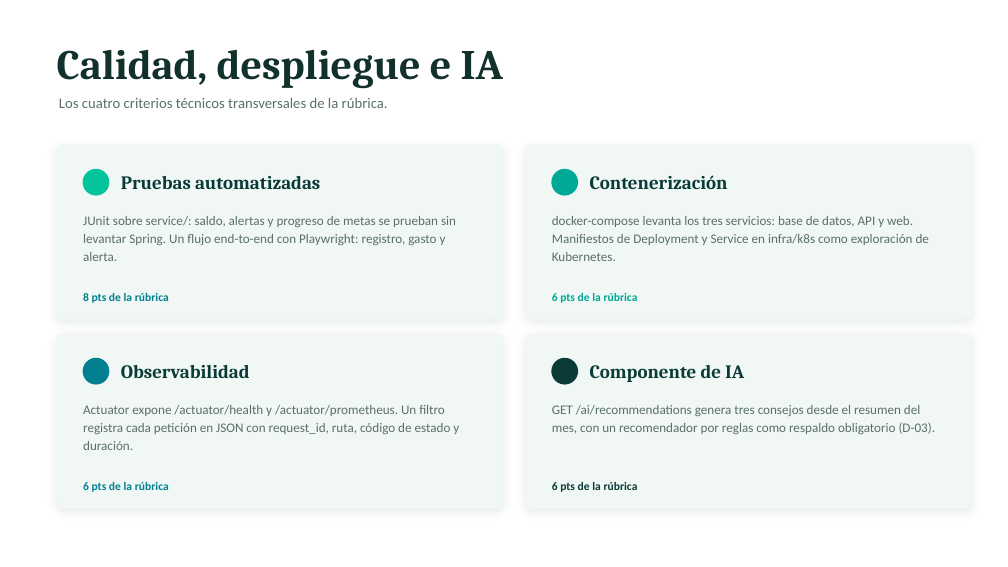
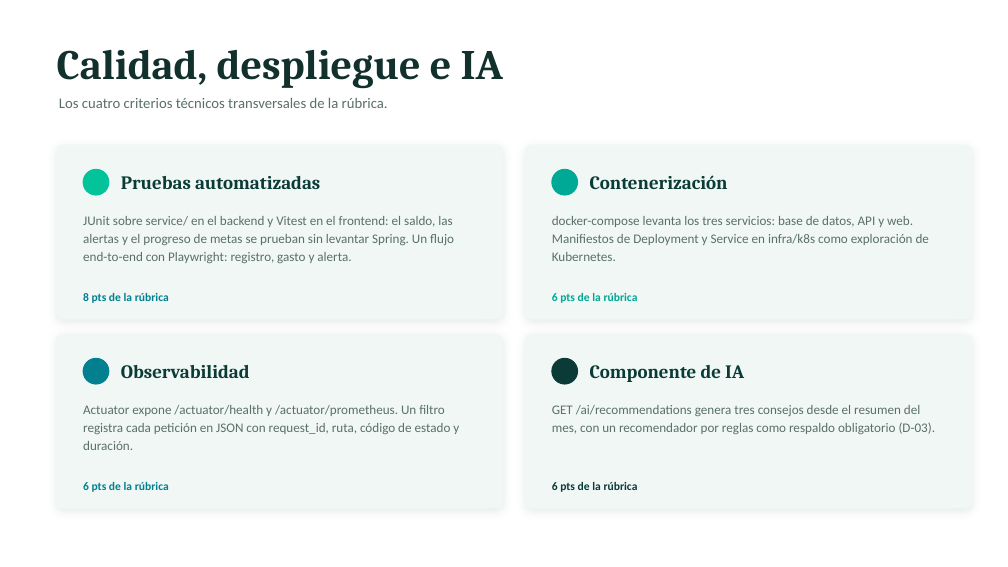
Before and after one commit to PipeDevGit/budgetwise, a slide deck: slide 4 of docs/filminas/BudgetWise-5-filminas.pptx. Drawn at 1008x567 pixels with LibreOffice and Linux fonts; fonts in the diff are those of the drawing. Boxes give left, top, right and bottom in pixels: in the first picture for what was removed or moved away, otherwise in the second. Text is boxed around its words. In the diff, an @@ line names an element or a change of style, - is before the commit and + after.

```diff
--- a/docs/filminas/BudgetWise-5-filminas.pptx
+++ b/docs/filminas/BudgetWise-5-filminas.pptx
@@ text at [83, 216, 454, 263]: text changed @@
-JUnit sobre service/: saldo, alertas y progreso de metas se prueban sin levantar Spring. Un flujo end-to-end con Playwright: registro, gasto y alerta.
+JUnit sobre service/ en el backend y Vitest en el frontend: el saldo, las alertas y el progreso de metas se prueban sin levantar Spring. Un flujo end-to-end con Playwright: registro, gasto y alerta.
```
Also in this commit, not shown: 1 other slide changed.
